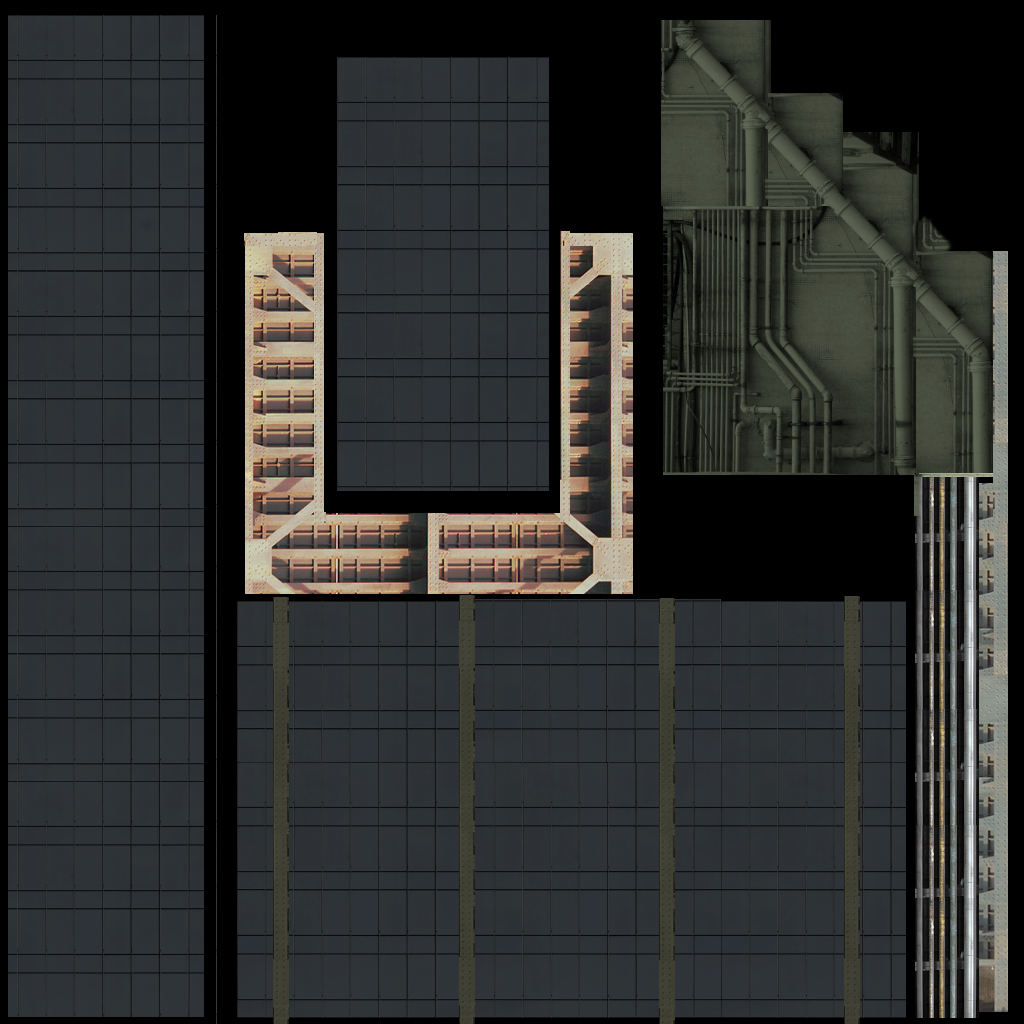
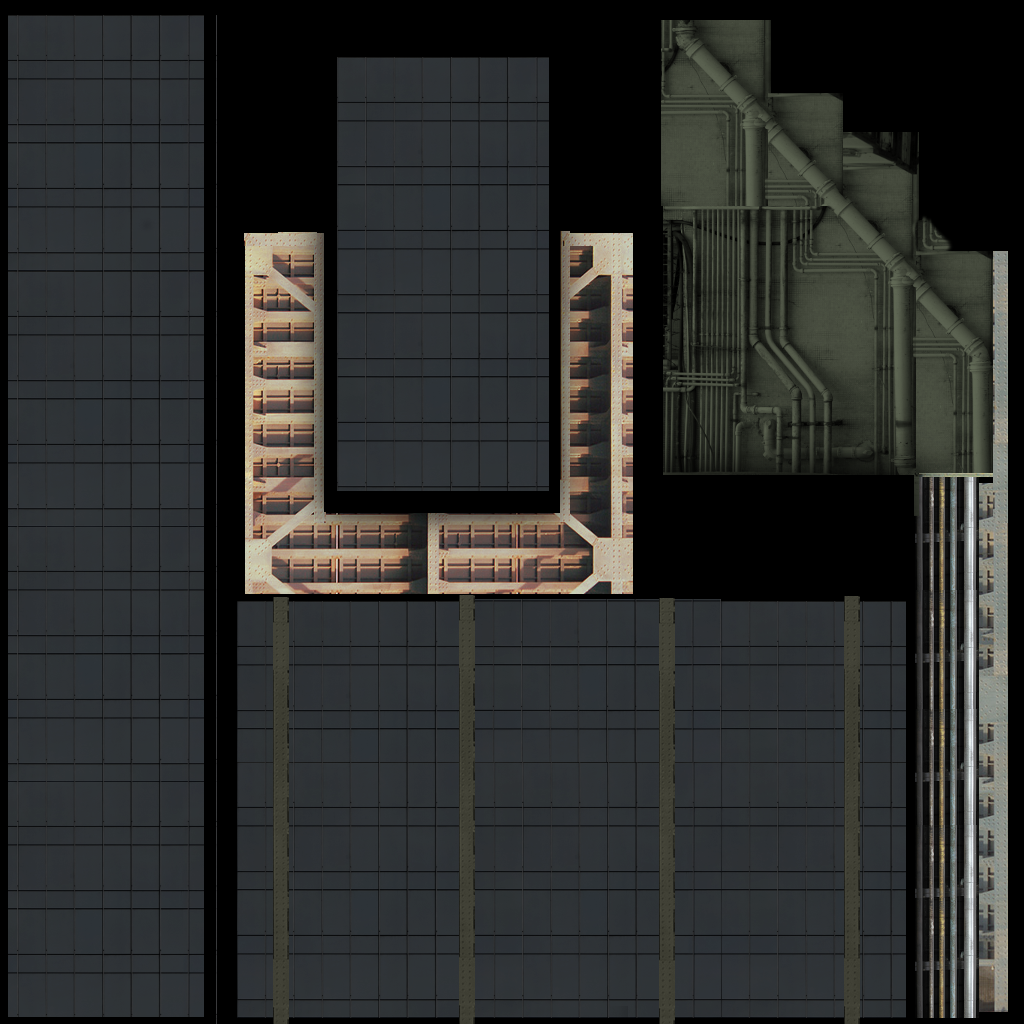
Layered file, before and after one edit (1024px x 1024px). Changes by layer:
added layer "Ambient Occlusion" above "pinnacle" over [282, 231, 956, 1018]
